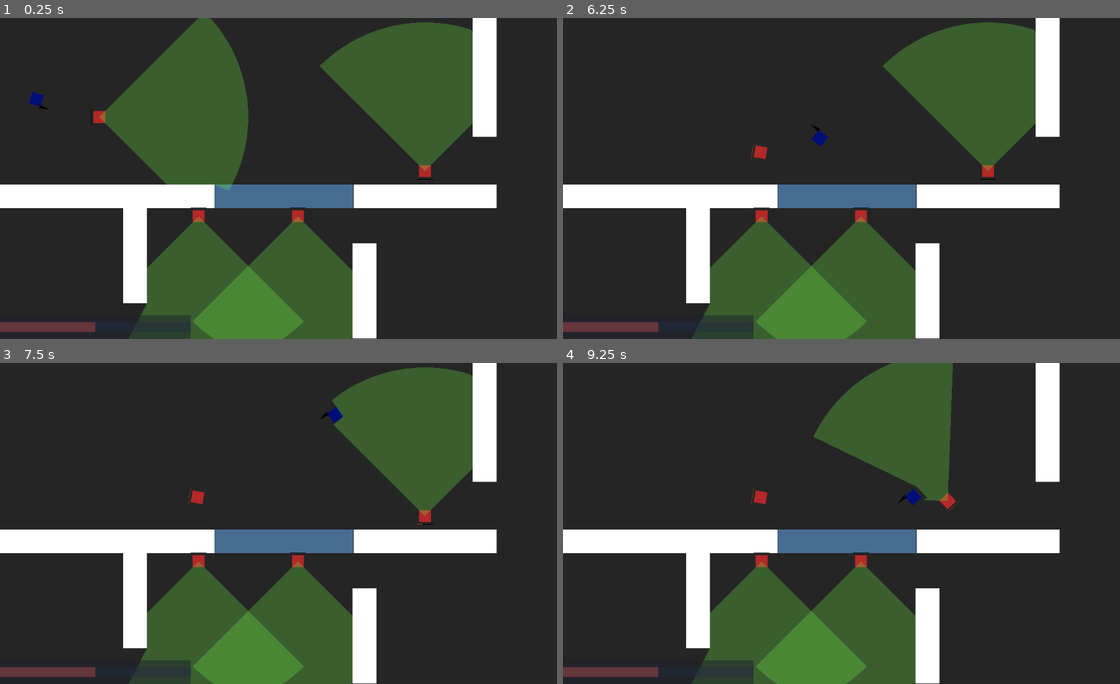
Above: before the commit, frames 1-4 (two rows, left to right).
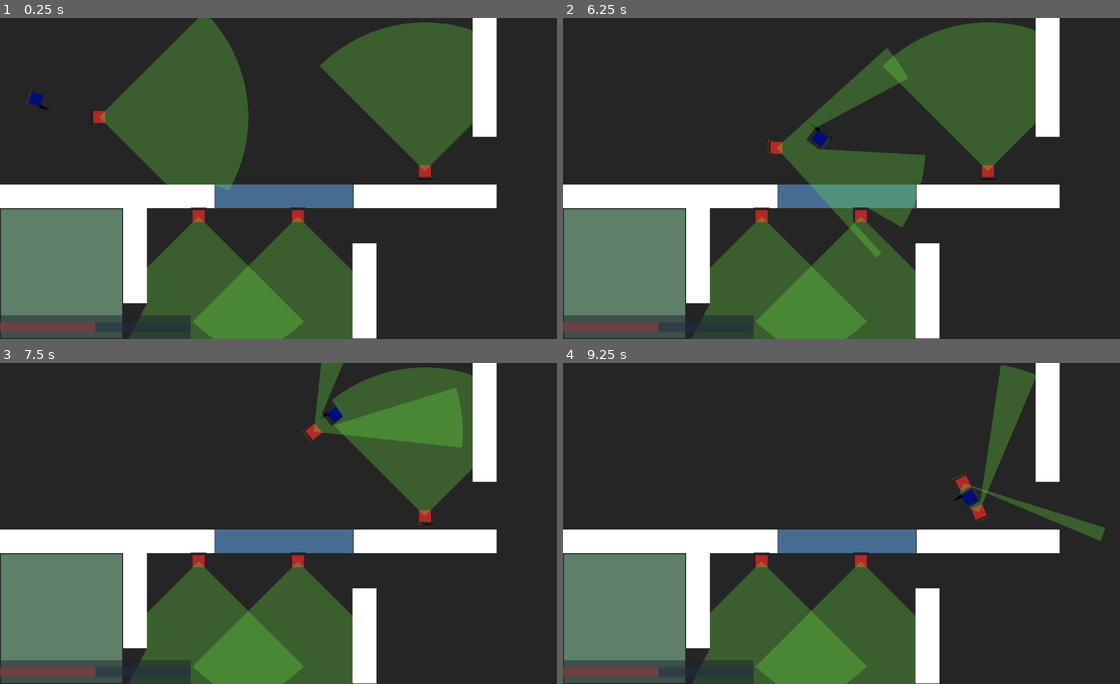
Above: after the commit, the same moments.

Repository: kAntonelli22/stealth
Game: Godot game, scene res://scenes/test_map.tscn
Two runs of this game, one before a commit and one after it. Both use one fixed random seed, a clock stepped at 60 frames per second and the inputs below. The project has no main scene, so this scene is started directly.
Inputs (mouse positions are in pixels of both pictures, inside the frame that each line leads up to):
- Up to frame 1 (0.25 s): no input
- Up to frame 2 (6.25 s): tap Enter at 0.5 s; move the mouse to (975, 162) at 0.52 s; press the mouse at (975, 162) at 0.53 s; hold D (move_right) 0.53-1.28 s; right-click (975, 162) at 0.8 s; move the mouse to (735, 194) at 1.27 s; release the mouse at (735, 194) at 1.28 s; hold S (move_down) 1.28-2.03 s; right-click (735, 194) at 1.35 s; click (735, 194) at 1.55 s; tap Space at 2 s; move the mouse to (908, 107) at 2.02 s; press the mouse at (908, 107) at 2.03 s; hold D (move_right) 2.03-2.78 s; right-click (908, 107) at 2.3 s; move the mouse to (819, 242) at 2.77 s; release the mouse at (819, 242) at 2.78 s; hold W (move_up) 2.78-3.53 s; right-click (819, 242) at 2.85 s; click (819, 242) at 3.05 s; move the mouse to (1019, 226) at 3.52 s; press the mouse at (1019, 226) at 3.53 s; hold A (move_left) 3.53-5.03 s; right-click (1019, 226) at 3.8 s; move the mouse to (679, 130) at 4.27 s; release the mouse at (679, 130) at 4.28 s; right-click (679, 130) at 4.35 s; click (679, 130) at 4.55 s; move the mouse to (874, 178) at 5.02 s; press the mouse at (874, 178) at 5.03 s; hold S (move_down) 5.03-5.78 s; right-click (874, 178) at 5.3 s; move the mouse to (763, 98) at 5.77 s; release the mouse at (763, 98) at 5.78 s; hold D (move_right) from 5.78 s (still down); right-click (763, 98) at 5.85 s; click (763, 98) at 6.05 s
- Up to frame 3 (7.5 s): move the mouse to (412, 507) at 6.52 s; release D (move_right) at 6.53 s; press the mouse at (412, 507) at 6.53 s; hold W (move_up) 6.53-7.28 s; right-click (412, 507) at 6.8 s; move the mouse to (172, 539) at 7.27 s; release the mouse at (172, 539) at 7.28 s; hold D (move_right) from 7.28 s (still down); right-click (172, 539) at 7.35 s
- Up to frame 4 (9.25 s): click (735, 539) at 7.55 s; move the mouse to (908, 452) at 8.02 s; release D (move_right) at 8.03 s; press the mouse at (908, 452) at 8.03 s; hold S (move_down) 8.03-8.78 s; right-click (908, 452) at 8.3 s; move the mouse to (819, 587) at 8.77 s; release the mouse at (819, 587) at 8.78 s; hold A (move_left) from 8.78 s (still down); right-click (819, 587) at 8.85 s; click (819, 587) at 9.05 s

The runs differ from the first frame. In frame 1, 8.2% of the frame differs, in the area x 0-22%, y 22-100%; in frame 2, 14%; in frame 3, 11%; in frame 4, 18%, in the area x 0-98%, y 0-100%.

Commit message:
implemented dashing and attack cooldown along with fixing vision cone bug

Diff:
--- /dev/null
+++ b/exit.gd
@@ -0,0 +1,42 @@
+extends Node2D
+
+# ---- # Nodes # ---- #
+@onready var exit_area := $ExitArea
+@onready var area_collider := $ExitArea/AreaCollider
+@onready var exit_timer := $ExitTimer
+@onready var color := $Polygon2D
+
+# ---- # Arrays # ---- #
+var objects_in_area : Array = []
+
+# ---- # Variables # ---- #
+var exiting_object : Node2D
+
+# Called when the node enters the scene tree for the first time.
+func _ready() -> void:
+   pass # Replace with function body.
+
+
+# Called every frame. 'delta' is the elapsed time since the previous frame.
+func _process(delta: float) -> void:
+   pass
+
+
+func _on_exit_area_entered(body: Node2D) -> void:
+   print("exit: body ", body, " entered")
+   if body.type == "player" or body.type == "target":
+      exit_timer.start()
+      exiting_object = body
+      objects_in_area.append(body)
+
+
+func _on_exit_area_exited(body: Node2D) -> void:
+   print("exit: body ", body, " exited")
+   if body == exiting_object:
+      exit_timer.stop()
+      objects_in_area.remove_at(objects_in_area.find(body))
+
+
+func _on_exit_timer_timeout() -> void:
+   print("exit: body ", exiting_object, " left game")
+   exiting_object.exit()
--- /dev/null
+++ b/exit.tscn
@@ -0,0 +1,25 @@
+[gd_scene load_steps=3 format=3 uid="uid://chk74u280841r"]
+
+[ext_resource type="Script" path="res://exit.gd" id="1_eahav"]
+
+[sub_resource type="RectangleShape2D" id="RectangleShape2D_fore7"]
+size = Vector2(48, 48)
+
+[node name="Exit" type="Node2D"]
+script = ExtResource("1_eahav")
+
+[node name="Polygon2D" type="Polygon2D" parent="."]
+color = Color(0.6003, 0.87, 0.685705, 0.498039)
+polygon = PackedVector2Array(-24, -24, 24, -24, 24, 24, -24, 24)
+
+[node name="ExitArea" type="Area2D" parent="."]
+
+[node name="AreaCollider" type="CollisionShape2D" parent="ExitArea"]
+shape = SubResource("RectangleShape2D_fore7")
+
+[node name="ExitTimer" type="Timer" parent="."]
+one_shot = true
+
+[connection signal="body_entered" from="ExitArea" to="." method="_on_exit_area_entered"]
+[connection signal="body_exited" from="ExitArea" to="." method="_on_exit_area_exited"]
+[connection signal="timeout" from="ExitTimer" to="." method="_on_exit_timer_timeout"]
--- a/scenes/melee.tscn
+++ b/scenes/melee.tscn
@@ -8,6 +8,11 @@
 
 [sub_resource type="RectangleShape2D" id="RectangleShape2D_ns4x7"]
 size = Vector2(128, 64)
+
+[sub_resource type="StyleBoxLine" id="StyleBoxLine_xju0n"]
+
+[sub_resource type="StyleBoxLine" id="StyleBoxLine_xfa48"]
+color = Color(0.1988, 0.24992, 0.71, 1)
 
 [node name="Melee" type="Node2D"]
 script = ExtResource("1_asrox")
@@ -19,7 +24,7 @@
 rotation = 1.5708
 shape = SubResource("CircleShape2D_q4wc8")
 
-[node name="Sprite2D" type="Sprite2D" parent="."]
+[node name="Sprite" type="Sprite2D" parent="."]
 position = Vector2(12, -20)
 scale = Vector2(0.5, 1.5)
 texture = ExtResource("1_2cd6l")
@@ -31,6 +36,17 @@
 position = Vector2(0, -32)
 shape = SubResource("RectangleShape2D_ns4x7")
 
+[node name="RechargeBar" type="ProgressBar" parent="."]
+offset_left = -16.0
+offset_top = 16.0
+offset_right = 16.0
+offset_bottom = 17.0
+theme_override_styles/background = SubResource("StyleBoxLine_xju0n")
+theme_override_styles/fill = SubResource("StyleBoxLine_xfa48")
+max_value = 1.5
+value = 0.17
+show_percentage = false
+
 [connection signal="body_entered" from="Hurtbox" to="." method="_on_hurtbox_entered"]
 [connection signal="body_exited" from="Hurtbox" to="." method="_on_hurtbox_exited"]
 [connection signal="body_entered" from="DirectionBox" to="." method="_on_direction_box_entered"]
--- a/scenes/test_map.tscn
+++ b/scenes/test_map.tscn
@@ -6,6 +6,7 @@
 [ext_resource type="PackedScene" uid="uid://mbtu0gx6lkn4" path="res://scenes/enemy.tscn" id="3_x073k"]
 [ext_resource type="PackedScene" uid="uid://dm7r1ttsqy55p" path="res://scenes/wall.tscn" id="4_wq0hb"]
 [ext_resource type="PackedScene" uid="uid://dsjdenieys0u" path="res://scenes/glass.tscn" id="5_dyel1"]
+[ext_resource type="PackedScene" uid="uid://chk74u280841r" path="res://exit.tscn" id="7_fove2"]
 
 [sub_resource type="RectangleShape2D" id="RectangleShape2D_vwj2h"]
 size = Vector2(1184, 16)
@@ -88,3 +89,7 @@
 [node name="Wall6" parent="." instance=ExtResource("4_wq0hb")]
 position = Vector2(976, 120)
 scale = Vector2(1, 5)
+
+[node name="Exit" parent="." instance=ExtResource("7_fove2")]
+position = Vector2(124, 516)
+scale = Vector2(5.1, 5.4)
--- a/scripts/enemy.gd
+++ b/scripts/enemy.gd
@@ -31,6 +31,7 @@
       status = "dead"
       print("guard: guard ", self.name, " has died")
       vision_cone.visible = false
+      detection_bar.visible = false
       process_mode = PROCESS_MODE_DISABLED      # pause node on death
 
 func _physics_process(delta: float) -> void:
@@ -62,6 +63,16 @@
       # return to last patrol point
    move_and_slide()
 
+# ---- # add collision object to list when it enters vision cone # ----------- #
+func _on_vision_cone_entered(body: Node2D) -> void:
+   print("guard: vision cone entered by: ", body.type)
+   if body != self: spotted_objects.append(body)
+
+# ---- # remove collision object from list when it exits cone # -------------- #
+func _on_vision_cone_exited(body: Node2D) -> void:
+   print("guard: vision cone exited: ", body.type)
+   if body != self: spotted_objects.remove_at(spotted_objects.find(body))
+
 # ---- # called by weapons on objects they have hit # ------------------------ #
 func hit(holder : CharacterBody2D, weapon : Node2D, damage : int):
    if status == "dead": return
@@ -69,18 +80,4 @@
    if spotted_objects.find(holder) and status != "engaging": # and weapon.type == "stealth":
       print("guard: hit by stealth takedown")
       health = 0
-   else:
-      health -= damage
-
-
-# ---- # add collision object to list when it enters vision cone # ----------- #
-func _on_vision_cone_entered(body: Node2D) -> void:
-   print("guard: vision cone entered by: ", body.type)
-   if body != self: spotted_objects.append(body)
-   print("guard: spotted objects include ", spotted_objects, " body ", body, " find ", spotted_objects.find(body))
-
-# ---- # remove collision object from list when it exits cone # -------------- #
-func _on_vision_cone_exited(body: Node2D) -> void:
-   print("guard: vision cone exited: ", body.type)
-   spotted_objects.remove_at(spotted_objects.find(body))
-   print("guard: spotted objects include ", spotted_objects, " body ", body, " find ", spotted_objects.find(body))
+   else: health -= damage
--- a/scripts/melee.gd
+++ b/scripts/melee.gd
@@ -1,18 +1,33 @@
 extends Node2D
 
+# ---- # nodes # ---- #
 @onready var holder : Node2D = get_parent()
+@onready var sprite := $Sprite
+@onready var hurtbox := $Hurtbox
+@onready var directionbox := $DirectionBox
+@onready var recharge_bar := $RechargeBar
+
+# ---- # arrays # ---- #
 var hurtbox_objects : Array = []
 var directionbox_objects : Array = []
 
 # ---- # weapon stats # ---- #
 var damage : int = 10
 var attack_speed : int
+var cooldown : float = 1.5      # cooldown time before next attack
+var recharge : float = 1.5      # current recharge time
 
 # Called when the node enters the scene tree for the first time.
 func _ready() -> void:
-   pass # Replace with function body.
+   recharge_bar.max_value = cooldown
+
+func _process(delta: float) -> void:
+   recharge += delta
+   if recharge > cooldown: recharge = cooldown
+   recharge_bar.value = recharge
 
 func attack():
+   recharge = 0
    for object in hurtbox_objects:
       if object != holder and directionbox_objects.has(object):
          object.hit(holder, self, damage)
--- a/scripts/player.gd
+++ b/scripts/player.gd
@@ -8,10 +8,11 @@
 var dashing : bool = false
 
 # ---- # player stats # ---- #
-var health : int = 100        # 0 - 100
-var stamina : int = 100       # 0 - 100
-var dash_distance : int = 75  # distance that is added to velocity when dashing
-var dash_cost : int = 10      # amount subtracted from stamina when dashing
+var health : int = 100           # 0 - 100
+var stamina : float = 100        # 0 - 100
+var stamina_regen : float = 0.5  # 0 - 2
+var dash_distance : int = 75     # distance that is added to velocity when dashing
+var dash_cost : int = 10         # amount subtracted from stamina when dashing
 
 # ---- # nodes  # ---- #
 @onready var sprite : Node2D = $Sprite
@@ -32,18 +33,20 @@
       position = position.move_toward(mouse_position, dash_distance)
       stamina -= dash_cost
       dashing = false
-      print("player: dashed, stamina at ", stamina)
+   if stamina < 100: stamina += delta * stamina_regen    # regenerate stamina every physics frame
 
    look_at(mouse_position)
    rotation += deg_to_rad(90)
-   if stamina < 100: stamina += 1 * delta    # regenerate stamina every physics frame
    move_and_slide()
 
 func _input(event: InputEvent) -> void:
    # handle attack event
-   if event.is_action_pressed("attack"):
-      print("player: attacking")
-      weapon.attack()
-   if event.is_action_pressed("dash"):
-      print("player: dashing")
-      dashing = true
+   if event.is_action_pressed("attack"): if weapon.cooldown <= weapon.recharge: weapon.attack()
+   if event.is_action_pressed("dash"): dashing = true
+
+# ---- # called by weapons on objects they have hit # ------------------------ #
+func hit(weapon : Node2D, damage : int):
+   health -= damage
+
+func exit():
+   print("player: exiting scene, game over")
--- a/scripts/target.gd
+++ b/scripts/target.gd
@@ -46,15 +46,6 @@
       # return to last patrol point
    move_and_slide()
 
-# ---- # called by weapons on objects they have hit # ------------------------ #
-func hit(weapon : Node2D, damage : int):
-   if status == "dead": return
-   if status != "running": # and weapon.type == "stealth":
-      print("target: hit by stealth takedown")
-      health = 0
-   else:
-      health -= damage
-
 # ---- # add collision object to list when it enters vision cone # ----------- #
 func _on_vision_cone_entered(body: Node2D) -> void:
    print("guard: vision cone entered by: ", body.type)
@@ -64,3 +55,14 @@
 func _on_vision_cone_exited(body: Node2D) -> void:
    print("guard: vision cone exited: ", body.type)
    spotted_objects.remove_at(spotted_objects.find(body))
+
+# ---- # called by weapons on objects they have hit # ------------------------ #
+func hit(weapon : Node2D, damage : int):
+   if status == "dead": return
+   if status != "running": # and weapon.type == "stealth":
+      print("target: hit by stealth takedown")
+      health = 0
+   else: health -= damage
+
+func exit():
+   print("target: exiting scene")
--- a/scripts/test_map.gd
+++ b/scripts/test_map.gd
@@ -12,14 +12,11 @@
    pass
 
 # ---- # Issue List # -------------------------------------------------------- #
-# - error finding the body that left the vision cone
 # - guard does not continue rotating to the players last know location
 
 # ---- # Issue List # -------------------------------------------------------- #
 
 # ---- # Todo List # --------------------------------------------------------- #
-# - add attack cooldown
-# - add dash and stamina
 # - add player shadow in guard scenes for chasing unseen players
 # - add guard paths
 # - add guard pathfinding
@@ -29,5 +26,6 @@
 # - weapon sprites and animations
 # - entry and exit points
 # - guard reinforce and vip exit points
+# - dash increases detection
 
 # ---- # Todo List # --------------------------------------------------------- #
Not shown: 1 places in scenes/melee.tscn that only renumber resources
Not shown: 1 places in scenes/test_map.tscn that only renumber resources
